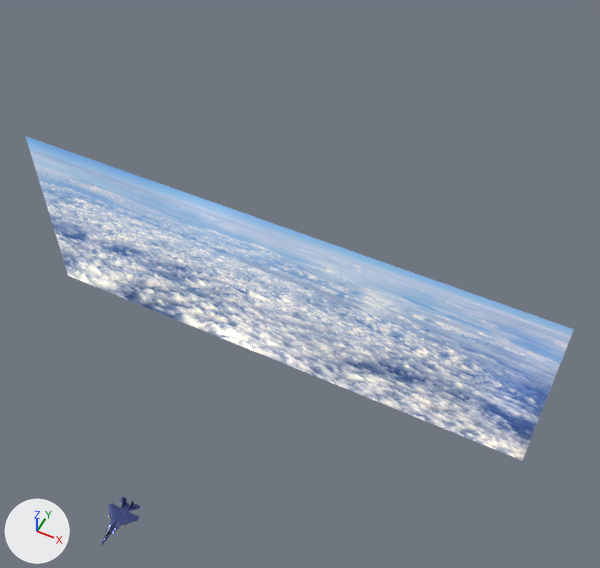
An edit to the Blender file BlenderFundamentals/AnimationFundamentals_004.blend, drawn before and after from the same camera.
One viewpoint serves both versions: a 50 mm lens placed at (121.0, -93.0, 284.0), pointed at (-2.0, 153.0, -24.0). Every picture has the same lights, and +X, +Y and +Z are marked at lower left.

Before the edit, the objects in view are built like this:
```python
me_aircraft_f15_v003_001 = bpy.data.meshes.new('airCraft_f15_v003.001')
me_aircraft_f15_v003_001.from_pydata(...)  # 16914 vertices, 16654 faces; spans x -6.4..6.4, y -0.4..4.0, z -9.6..9.7
# faces by material slot: [12730, 164, 240, 3520]
me_aircraft_f15_v003_001.materials.append(mat_body)  # blue #4c588e
me_aircraft_f15_v003_001.materials.append(mat_glass)  # black #000000
me_aircraft_f15_v003_001.materials.append(mat_trim)  # light grey #d0d0d0
me_aircraft_f15_v003_001.materials.append(mat_missles)  # grey #b8b8b8
me_plane = bpy.data.meshes.new('Plane')
me_plane.from_pydata(...)  # 4 vertices, 1 face; spans x -1.0..1.0, y -1.0..1.0, z 0.0
me_plane.materials.append(mat_skya)
ob_aircraft_f15_v003_001 = bpy.data.objects.new('airCraft_f15_v003.001', me_aircraft_f15_v003_001)
ob_aircraft_f15_v003_001.parent = ob_rig
ob_aircraft_f15_v003_001.matrix_parent_inverse = Matrix(((0.728, 0.0, 0.0, 0.0), (0.0, 0.0, 0.0773, -0.000111), (0.0, -0.0773, 0.0, 0.0), (0.0, 0.0, 0.0, 1.0)))
ob_aircraft_f15_v003_001.location = (0.0, 0.0, -0.154)
ob_aircraft_f15_v003_001.rotation_euler = (1.557, 0.0, 0.0)  # degrees (89, 0, 0)
ob_empty_001 = bpy.data.objects.new('Empty.001', None)
ob_empty_001.location = (0.0, 0.0, -0.154)
ob_empty_001.scale = (7.18, 10.2, 3.58)
ob_skya = bpy.data.objects.new('SkyA', me_plane)
ob_skya.location = (0.0, 121.3, 0.0)
ob_skya.rotation_euler = (1.571, 0.0, 0.0)  # degrees (90, 0, 0)
ob_skya.scale = (125.0, 47.0, 120.0)
```
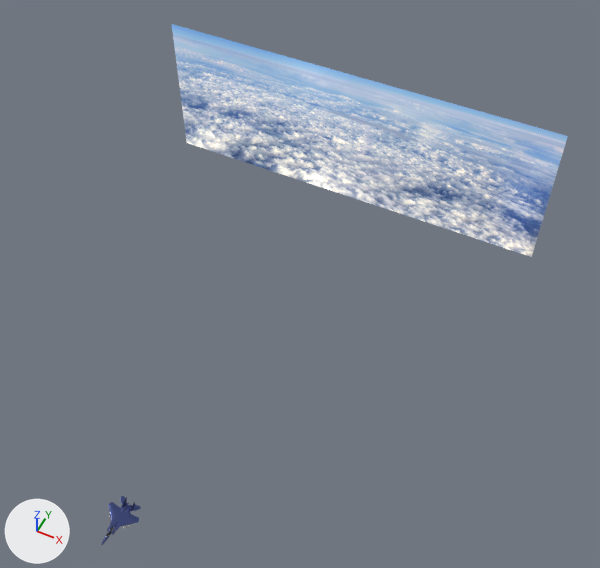
ob_empty_001 is not drawn itself; it is the parent of ob_empty.

The change, as a diff of the scene's bpy script:
```diff
--- a/BlenderFundamentals/AnimationFundamentals_004.blend.py
+++ b/BlenderFundamentals/AnimationFundamentals_004.blend.py
@@ ob_skya @@
 ob_skya = bpy.data.objects.new('SkyA', me_plane)
-ob_skya.location = (0.0, 121.3, 0.0)
+ob_skya.location = (-38.0, 297.0, -48.7)
 ob_skya.rotation_euler = (1.571, 0.0, 0.0)  # degrees (90, 0, 0)
-ob_skya.scale = (125.0, 47.0, 120.0)
+ob_skya.scale = (127.0, 47.8, 1650.0)
@@ ob_empty_001 @@
 ob_empty_001.location = (0.0, 0.0, -0.154)
+ob_empty_001.rotation_euler = (0.0, 0.21, 0.0)  # degrees (0, 12, 0)
 ob_empty_001.scale = (7.18, 10.2, 3.58)
```

Pixel boxes (x1, y1, x2, y2) of what changed, in the pictures (600 x 568 px):
'SkyA', moved, rescaled (28% narrower, 28% shorter)
    before: (26, 137, 574, 461)
    after: (172, 24, 568, 257)
'airCraft_f15_v003.001', turned
    before: (101, 497, 140, 545)
    after: (101, 496, 141, 545)
